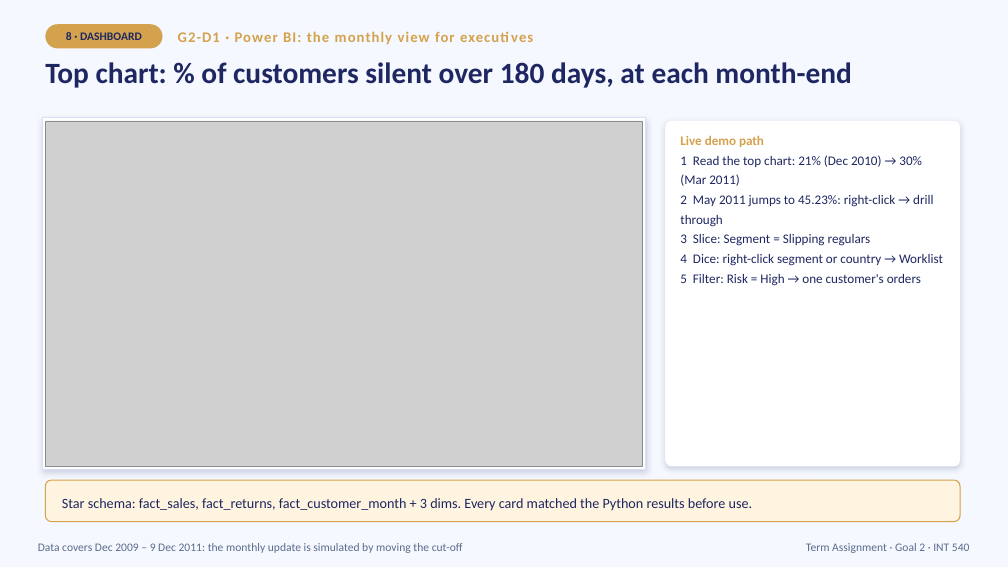
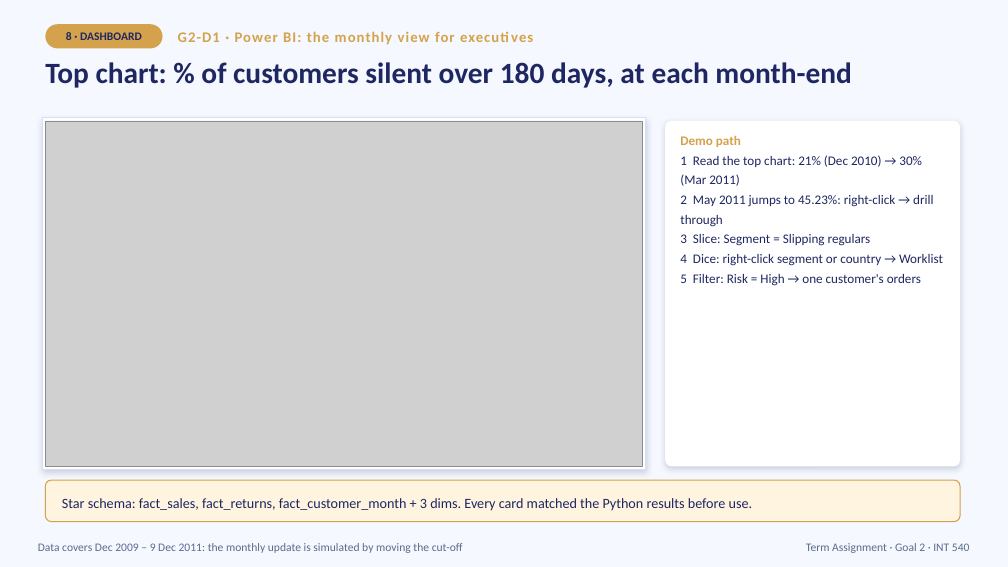
Before and after one commit to porrab/int540-term-assignment, a slide deck: slide 11 of slides/G2-presentation.pptx. Drawn at 1008x567 pixels with LibreOffice and Linux fonts; fonts in the diff are those of the drawing; grey boxes stand for pictures. Boxes give left, top, right and bottom in pixels: in the first picture for what was removed or moved away, otherwise in the second. Text is boxed around its words. In the diff, an @@ line names an element or a change of style, - is before the commit and + after.

```diff
--- a/slides/G2-presentation.pptx
+++ b/slides/G2-presentation.pptx
@@ text at <box>680,136,741,147</box>: text changed @@
-Live demo path
+Demo path
```
Also in this commit, not shown: 8 other files.
